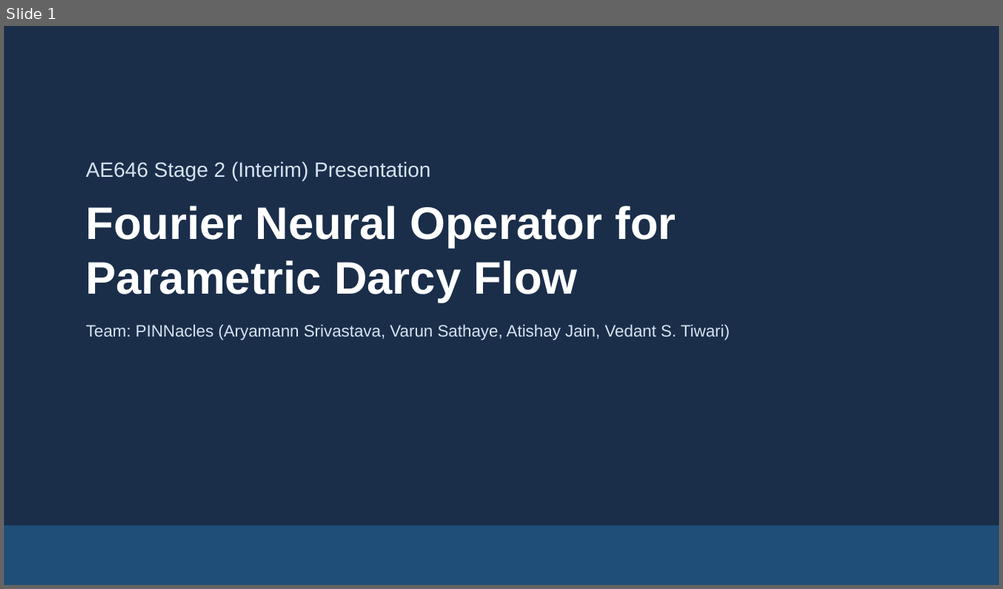
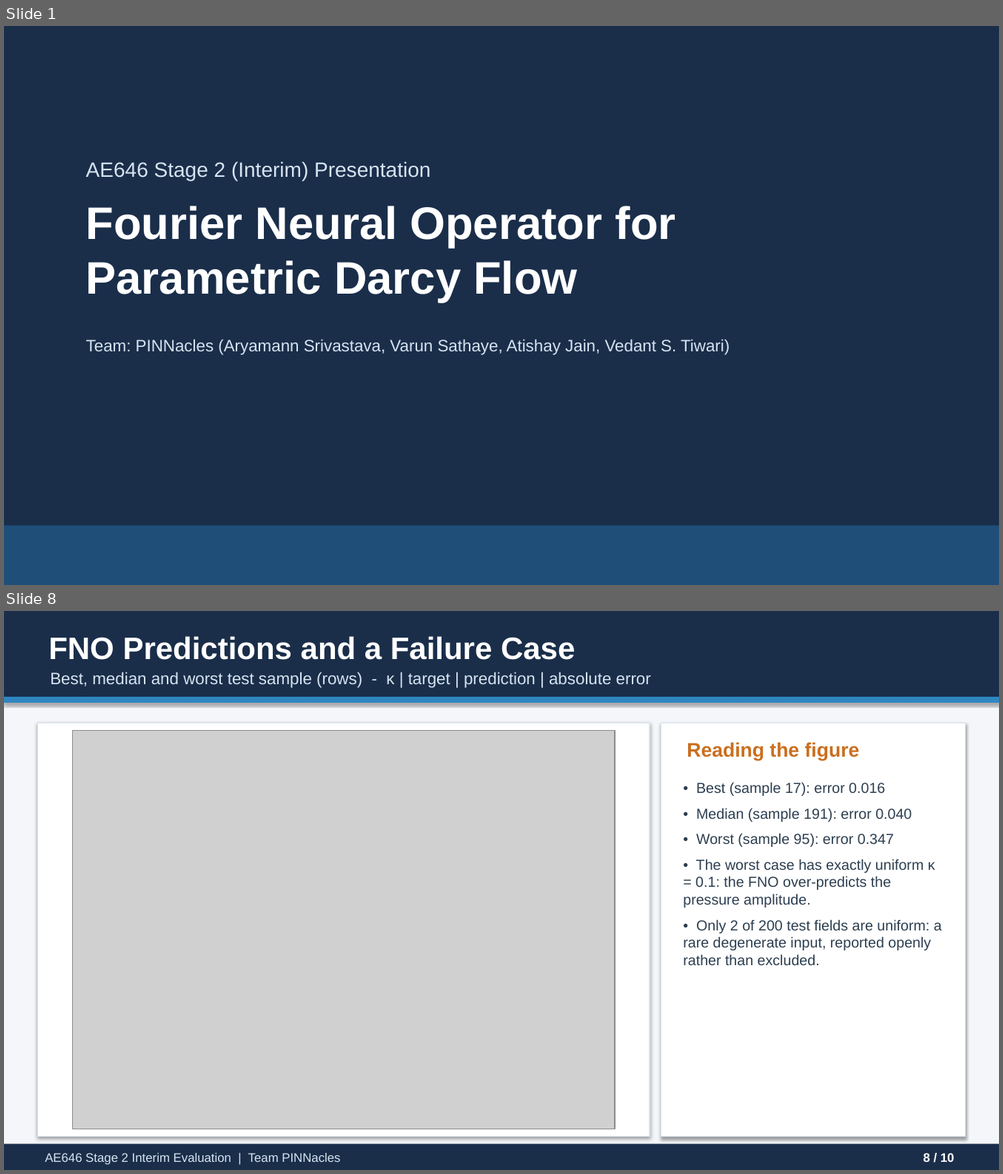
Before and after one commit to ARYAMANN7279/AE646-PINNacles, a slide deck: stage2/PINNacles_Stage2_Presentation.pptx. Shown one above the other, each under a label of ours: slide 1 before the commit, slides 1 and 8 after it; the slides between them are not shown. The pictures are 1003x589 and 1003x1174 pixels, drawn with LibreOffice and Linux fonts; fonts in the diff are those of the drawing; grey boxes stand for pictures. Boxes give left, top, right and bottom in pixels: in the first picture for what was removed or moved away, otherwise in the second. Text is boxed around its words. In the diff, an @@ line names an element or a change of style, - is before the commit and + after.

```diff
--- a/stage2/PINNacles_Stage2_Presentation.pptx
+++ b/stage2/PINNacles_Stage2_Presentation.pptx
@@ slide 8 added at (x1=4, y1=611, x2=999, y2=1170), background #FFFFFF @@
@@ rectangle added at (x1=4, y1=611, x2=999, y2=1170), fill #F4F6F9 @@
@@ rectangle added at (x1=4, y1=611, x2=999, y2=697), fill #1A2E4A @@
@@ text added at (x1=48, y1=636, x2=575, y2=660), 30 pt, text #FFFFFF, bold @@
+FNO Predictions and a Failure Case
@@ text added at (x1=50, y1=672, x2=651, y2=688), 16 pt, text #D6E4F0 @@
+Best, median and worst test sample (rows) - κ | target | prediction | absolute error
@@ rectangle added at (x1=4, y1=697, x2=999, y2=703), fill #2E86C1 @@
@@ rectangle added at (x1=37, y1=723, x2=649, y2=1137), fill #FFFFFF, outline #D6E4F0 1 pt @@
@@ picture added at (x1=73, y1=730, x2=615, y2=1130) @@
@@ rectangle added at (x1=660, y1=723, x2=965, y2=1137), fill #FFFFFF, outline #D6E4F0 1 pt @@
@@ text added at (x1=686, y1=742, x2=859, y2=761), 19 pt, text #CA6F1E, bold @@
+Reading the figure
@@ text added at (x1=683, y1=782, x2=942, y2=965), 14 pt, text #2C3E50 @@
+• Best (sample 17): error 0.016
+• Median (sample 191): error 0.040
+• Worst (sample 95): error 0.347
+• The worst case has exactly uniform κ = 0.1: the FNO over-predicts the pressure amplitude.
+• Only 2 of 200 test fields are uniform: a rare degenerate input, reported openly rather than excluded.
@@ rectangle added at (x1=4, y1=1145, x2=999, y2=1170), fill #1A2E4A @@
@@ text added at (x1=45, y1=1153, x2=340, y2=1165), 12 pt, text #D6E4F0 @@
+AE646 Stage 2 Interim Evaluation | Team PINNacles
@@ text added at (x1=923, y1=1153, x2=954, y2=1162), 12 pt, text #FFFFFF, bold @@
+8 / 10
@@ slide 1 changed as well @@
@@ text "Team: PINNacles (Aryamann Srivastava, Varun ..." moved from (x1=86, y1=324, x2=729, y2=340) to (x1=86, y1=339, x2=729, y2=355) @@
```
Also in this commit, not shown: 1 other slide changed, 7 other slides added, 6 slides removed, 26 other files.
